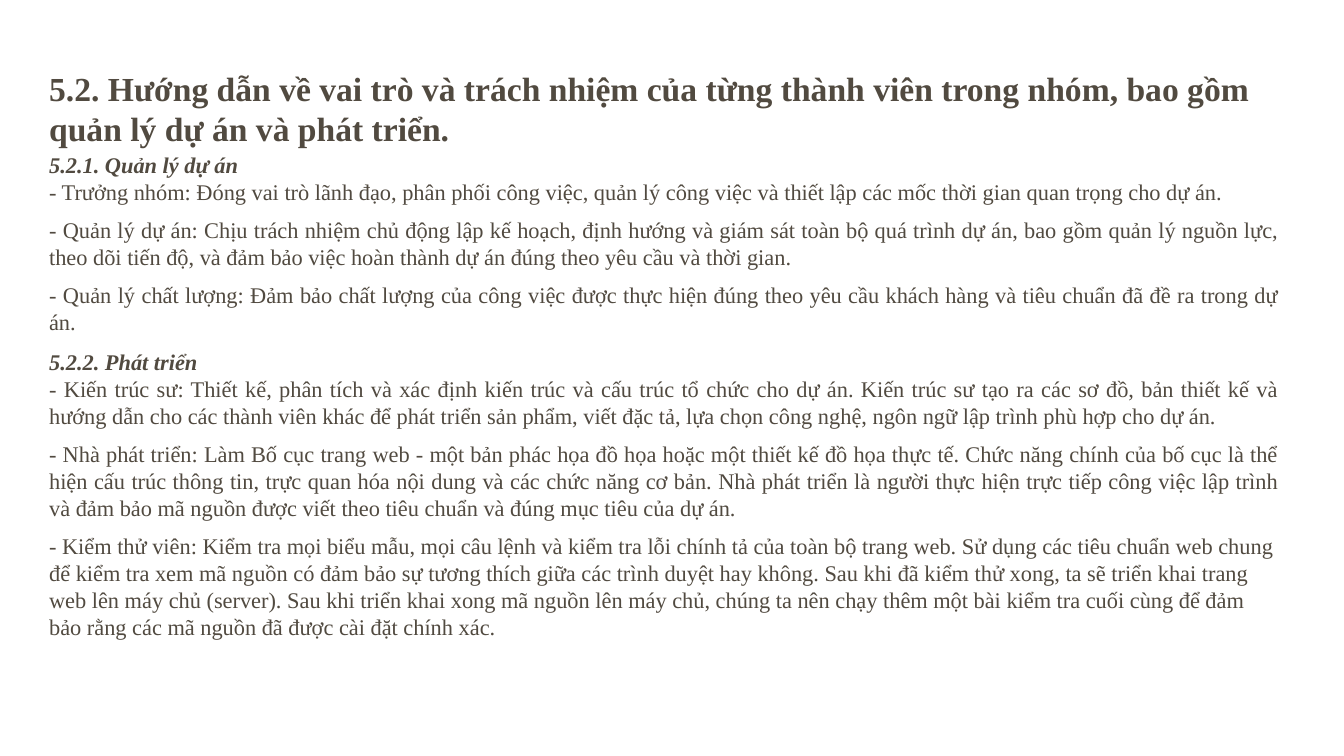
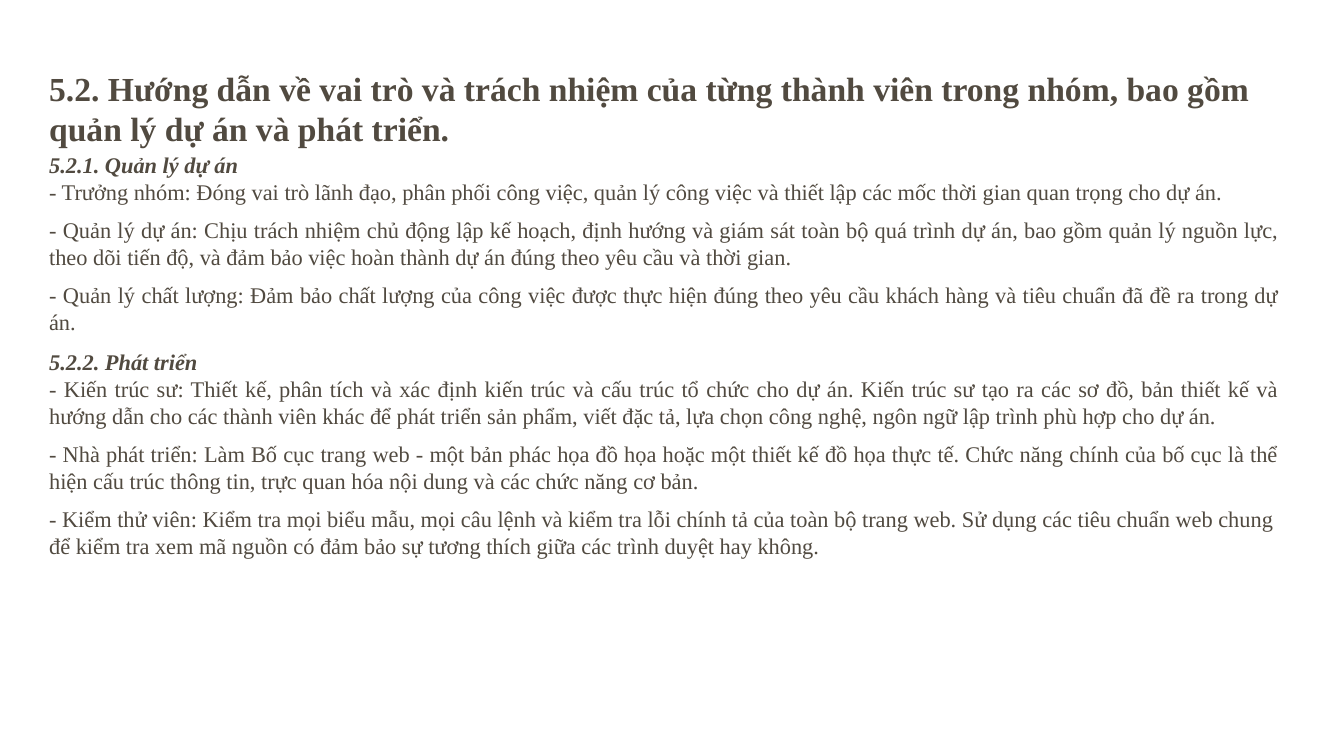
Before and after one commit to HaHung2/webnhom7, a slide deck: slide 13 of NHÓM-7-CÔNG-NGHỆ-WEB.pptx. Drawn at 1344x756 pixels with LibreOffice and Linux fonts; fonts in the diff are those of the drawing; background and template pictures are left out. Boxes give left, top, right and bottom in pixels: in the first picture for what was removed or moved away, otherwise in the second. Text is boxed around its words. In the diff, an @@ line names an element or a change of style, - is before the commit and + after.

```diff
--- a/NHÓM-7-CÔNG-NGHỆ-WEB.pptx
+++ b/NHÓM-7-CÔNG-NGHỆ-WEB.pptx
@@ text at (49, 445, 1277, 559): text changed @@
-- Nhà phát triển: Làm Bố cục trang web - một bản phác họa đồ họa hoặc một thiết kế đồ họa thực tế. Chức năng chính của bố cục là thể hiện cấu trúc thông tin, trực quan hóa nội dung và các chức năng cơ bản. Nhà phát triển là người thực hiện trực tiếp công việc lập trình và đảm bảo mã nguồn được viết theo tiêu chuẩn và đúng mục tiêu của dự án.
-- Kiểm thử viên: Kiểm tra mọi biểu mẫu, mọi câu lệnh và kiểm tra lỗi chính tả của toàn bộ trang web. Sử dụng các tiêu chuẩn web chung để kiểm tra xem mã nguồn có đảm bảo sự tương thích giữa các trình duyệt hay không. Sau khi đã kiểm thử xong, ta sẽ triển khai trang web lên máy chủ (server). Sau khi triển khai xong mã nguồn lên máy chủ, chúng ta nên chạy thêm một bài kiểm tra cuối cùng để đảm bảo rằng các mã nguồn đã được cài đặt chính xác.
+- Nhà phát triển: Làm Bố cục trang web - một bản phác họa đồ họa hoặc một thiết kế đồ họa thực tế. Chức năng chính của bố cục là thể hiện cấu trúc thông tin, trực quan hóa nội dung và các chức năng cơ bản.
+- Kiểm thử viên: Kiểm tra mọi biểu mẫu, mọi câu lệnh và kiểm tra lỗi chính tả của toàn bộ trang web. Sử dụng các tiêu chuẩn web chung để kiểm tra xem mã nguồn có đảm bảo sự tương thích giữa các trình duyệt hay không.
```
Also in this commit, not shown: 2 other slides changed, 3 other files.
